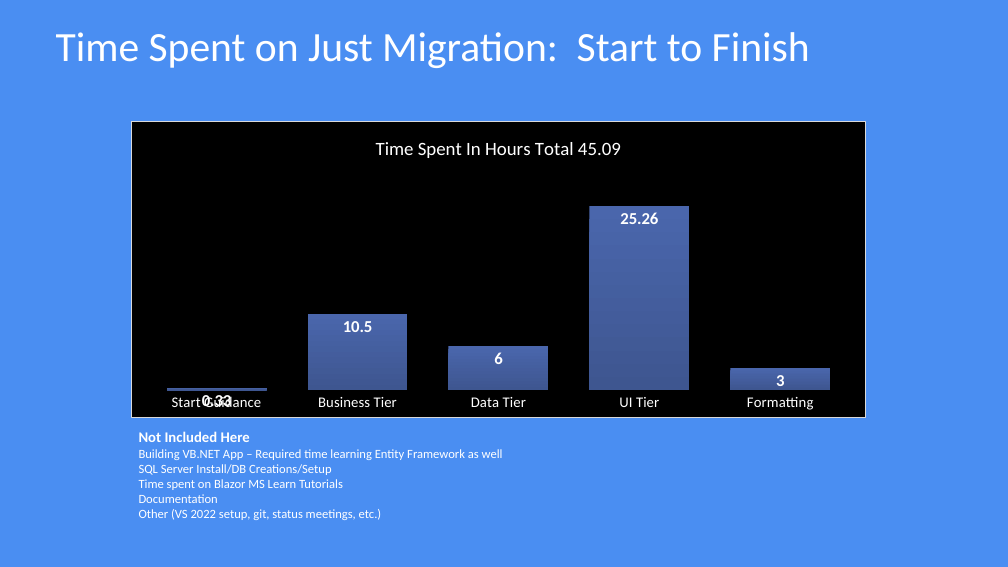
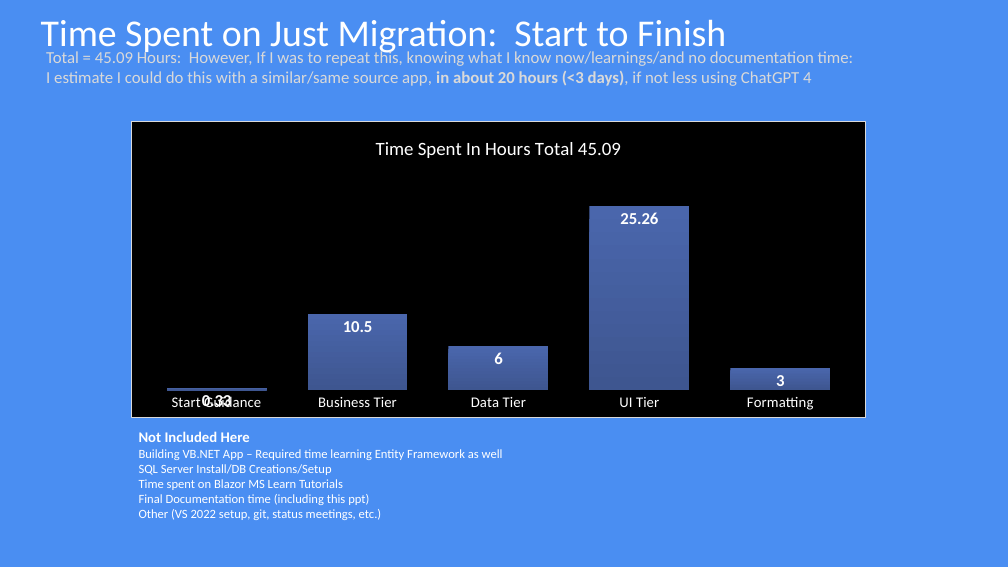
Before and after one commit to ddskier/TradeBlazorApp, a slide deck: slide 10 of wwwroot/GAPMoblize_Project_Final_3_1_2024.pptx. Drawn at 1008x567 pixels with LibreOffice and Linux fonts; fonts in the diff are those of the drawing. Boxes give left, top, right and bottom in pixels: in the first picture for what was removed or moved away, otherwise in the second. Text is boxed around its words. In the diff, an @@ line names an element or a change of style, - is before the commit and + after.

```diff
--- a/wwwroot/GAPMoblize_Project_Final_3_1_2024.pptx
+++ b/wwwroot/GAPMoblize_Project_Final_3_1_2024.pptx
@@ title "Time Spent on Just Migration: ...": place and size @@
-title "Time Spent on Just Migration: ..." at [56,32,810,68]
+title "Time Spent on Just Migration: ..." at [41,19,726,56]
@@ title "Time Spent on Just Migration: ..." at [41,19,726,56]: size 39.6 to 36 pt @@
@@ text added at [46,50,854,86], 16 pt, text #D9D9D9 @@
+Total = 45.09 Hours: However, If I was to repeat this, knowing what I know now/learnings/and no documentation time:
+I estimate I could do this with a similar/same source app, in about 20 hours (<3 days), if not less using ChatGPT 4
@@ text at [139,431,503,505]: text changed @@
-Not Included Here
-Building VB.NET App – Required time learning Entity Framework as well
-SQL Server Install/DB Creations/Setup
-Time spent on Blazor MS Learn Tutorials
-Documentation
+Not Included Here
+Building VB.NET App – Required time learning Entity Framework as well
+SQL Server Install/DB Creations/Setup
+Time spent on Blazor MS Learn Tutorials
+Final Documentation time (including this ppt)
```
Also in this commit, not shown: 1 other slide changed.
